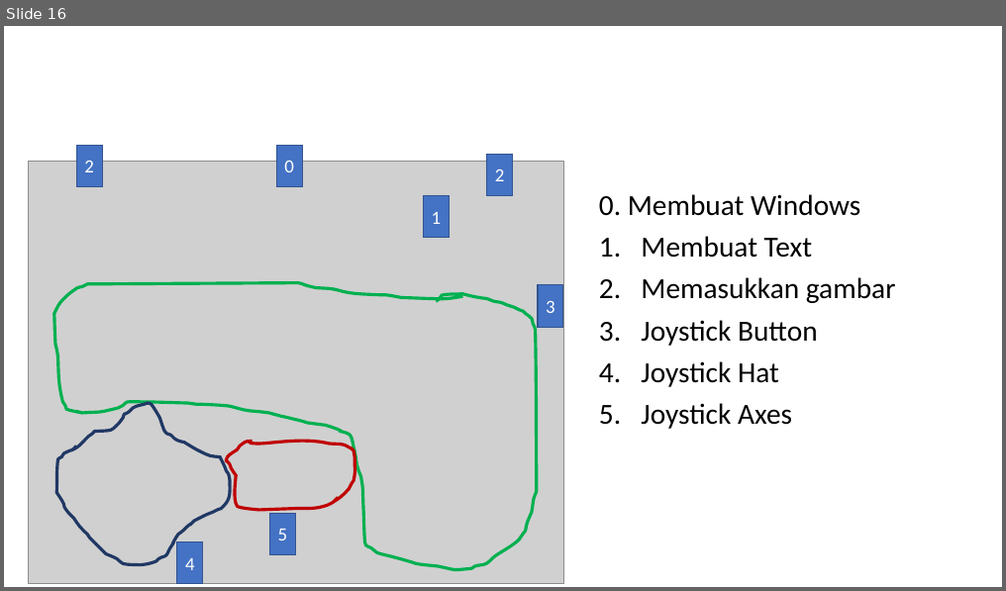
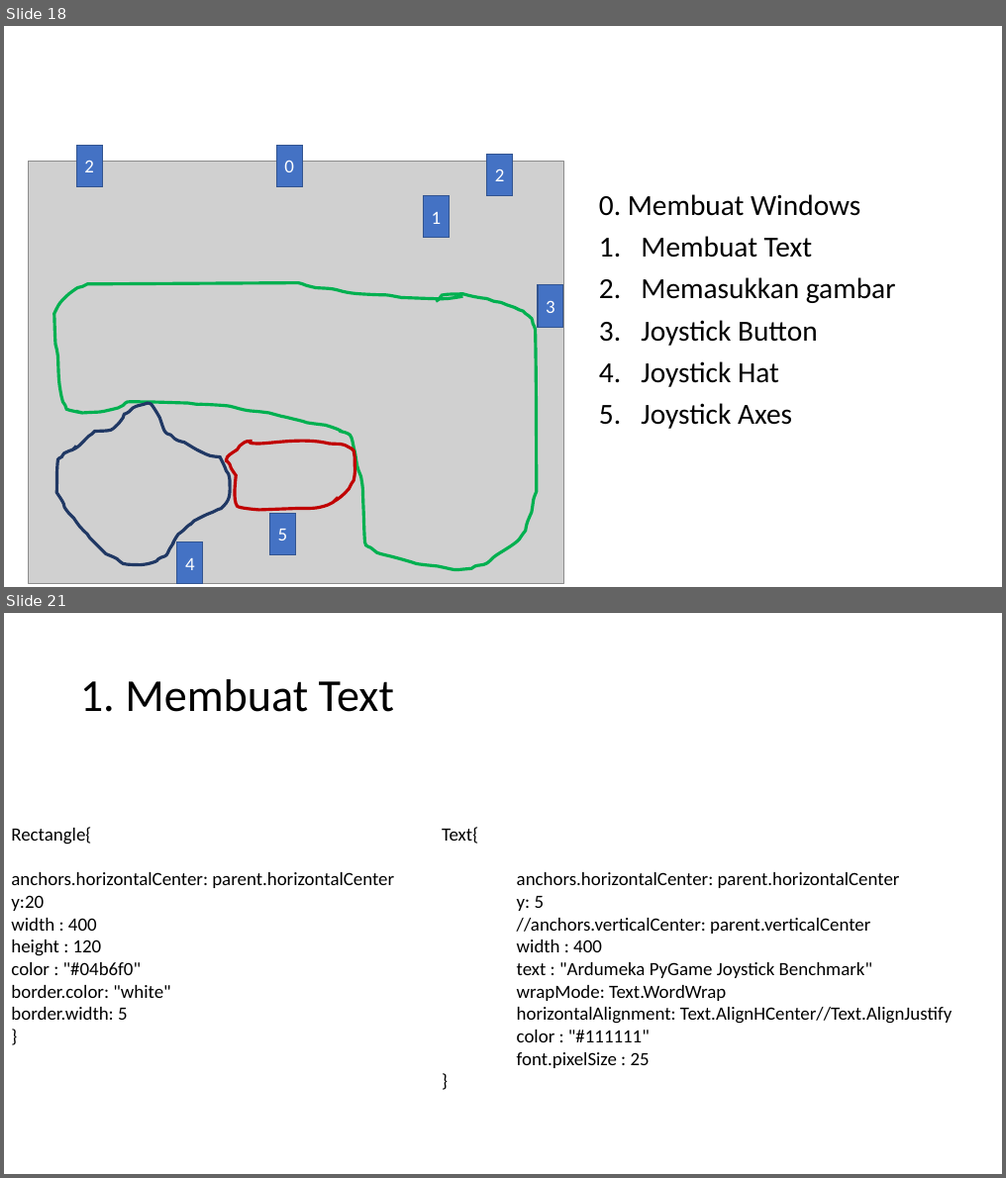
Before and after one commit to muhammadhusni777/Ardumeka-Pygame, a slide deck: Presentasi.pptx. Shown one above the other, each under a label of ours: slide 16 before the commit, slides 18 and 21 after it; the slides between them are not shown. The pictures are 1006x591 and 1006x1178 pixels, drawn with LibreOffice and Linux fonts; fonts in the diff are those of the drawing; grey boxes stand for pictures. Boxes give left, top, right and bottom in pixels: in the first picture for what was removed or moved away, otherwise in the second. Text is boxed around its words. In the diff, an @@ line names an element or a change of style, - is before the commit and + after.

```diff
--- a/Presentasi.pptx
+++ b/Presentasi.pptx
@@ slide 21 added at <box>4,613,1002,1174</box>, background #FFFFFF @@
@@ title added at <box>80,679,394,712</box>, 44 pt, text #000000 @@
+1. Membuat Text
@@ text added at <box>11,827,394,1020</box>, 18 pt, text #000000 @@
+Rectangle{
+anchors.horizontalCenter: parent.horizontalCenter
+y:20
+width : 400
+height : 120
+color : "#04b6f0"
+border.color: "white"
+border.width: 5
+}
@@ text added at <box>442,827,951,1068</box>, 18 pt, text #000000 @@
+Text{
+anchors.horizontalCenter: parent.horizontalCenter
+y: 5
+//anchors.verticalCenter: parent.verticalCenter
+width : 400
+text : "Ardumeka PyGame Joystick Benchmark"
+wrapMode: Text.WordWrap
+horizontalAlignment: Text.AlignHCenter//Text.AlignJustify
+color : "#111111"
+font.pixelSize : 25
+}
@@ what was slide 16 is now slide 18 @@
```
Also in this commit, not shown: 7 slides changed, 12 other slides added, 1 slide removed, 6 other files.
